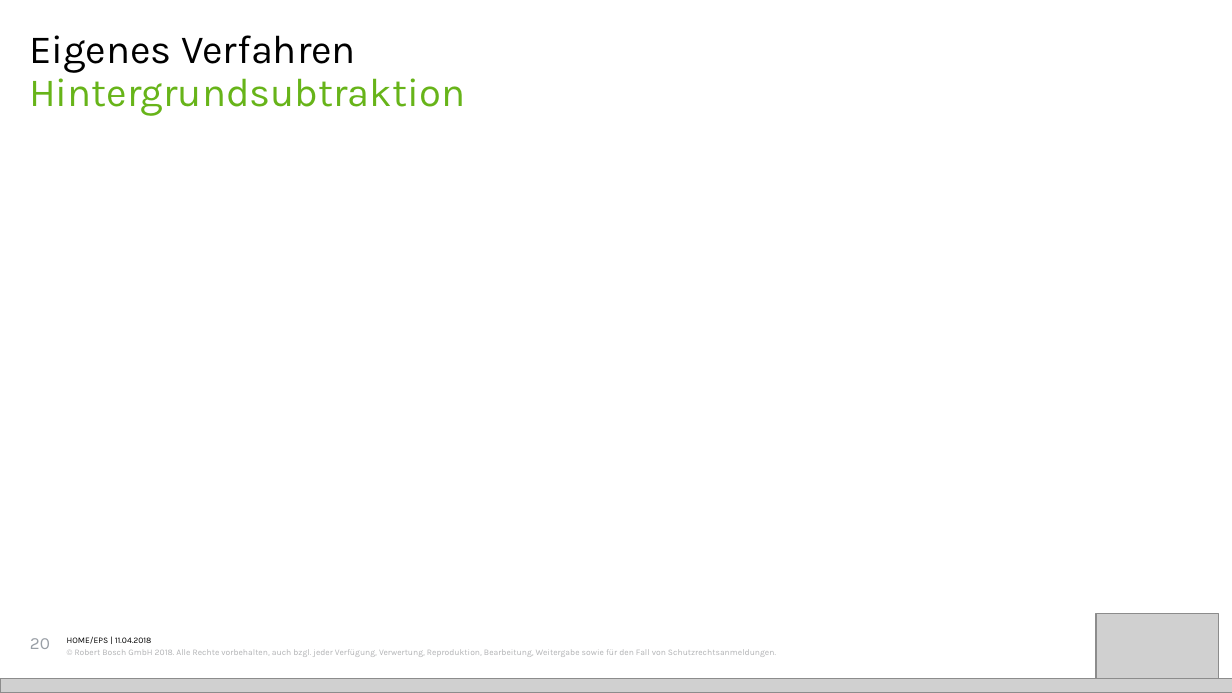
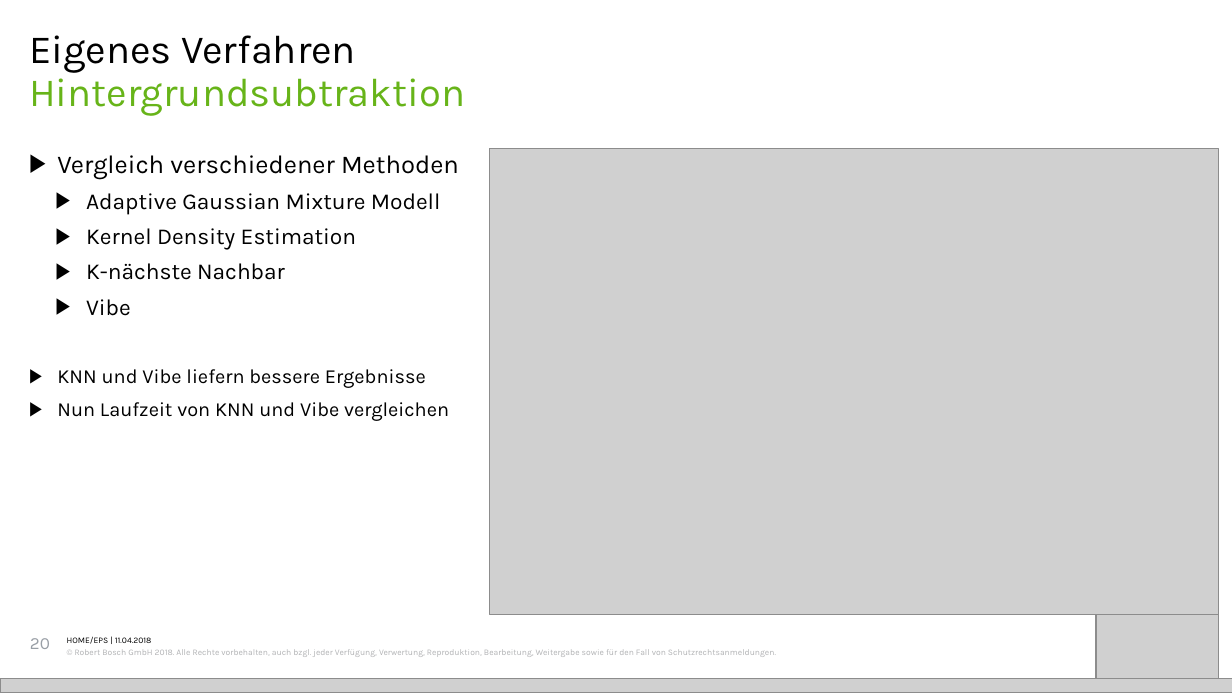
Before and after one commit to iwnfubb/MA_Doc, a slide deck: slide 20 of Präsi/Präsi.pptx. Drawn at 1232x693 pixels with LibreOffice and Linux fonts; fonts in the diff are those of the drawing; grey boxes stand for pictures. Boxes give left, top, right and bottom in pixels: in the first picture for what was removed or moved away, otherwise in the second. Text is boxed around its words. In the diff, an @@ line names an element or a change of style, - is before the commit and + after.

```diff
--- a/Präsi/Präsi.pptx
+++ b/Präsi/Präsi.pptx
@@ picture added at [489,149,1219,614] @@
@@ text added at [57,155,459,421], 16 pt, text #000000 @@
+▶ Vergleich verschiedener Methoden
+  ▶ Adaptive Gaussian Mixture Modell
+  ▶ Kernel Density Estimation
+  ▶ K-nächste Nachbar
+  ▶ Vibe
+▶ KNN und Vibe liefern bessere Ergebnisse
+▶ Nun Laufzeit von KNN und Vibe vergleichen
```
Also in this commit, not shown: 12 other slides changed, 3 other files.
